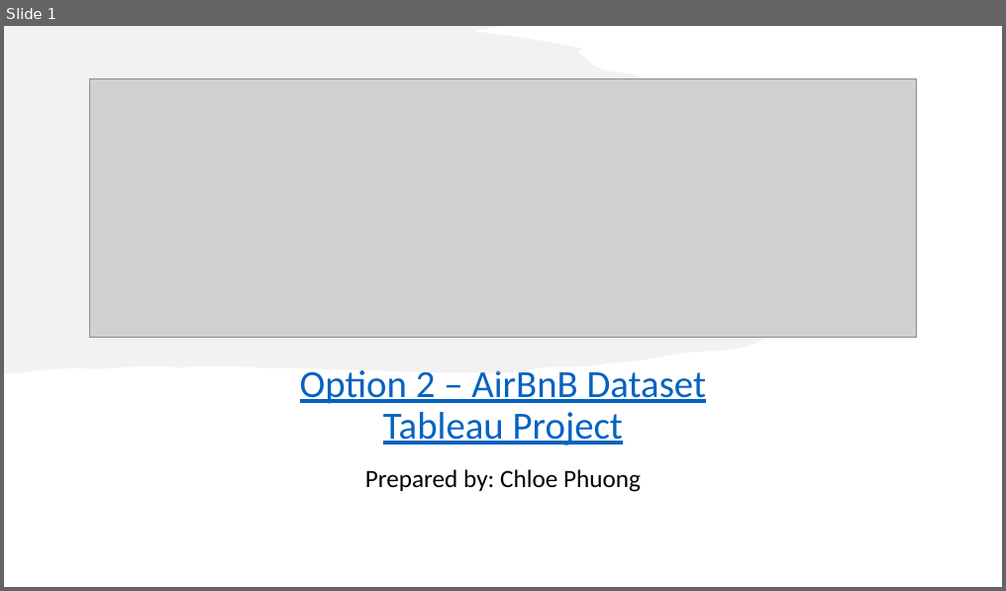
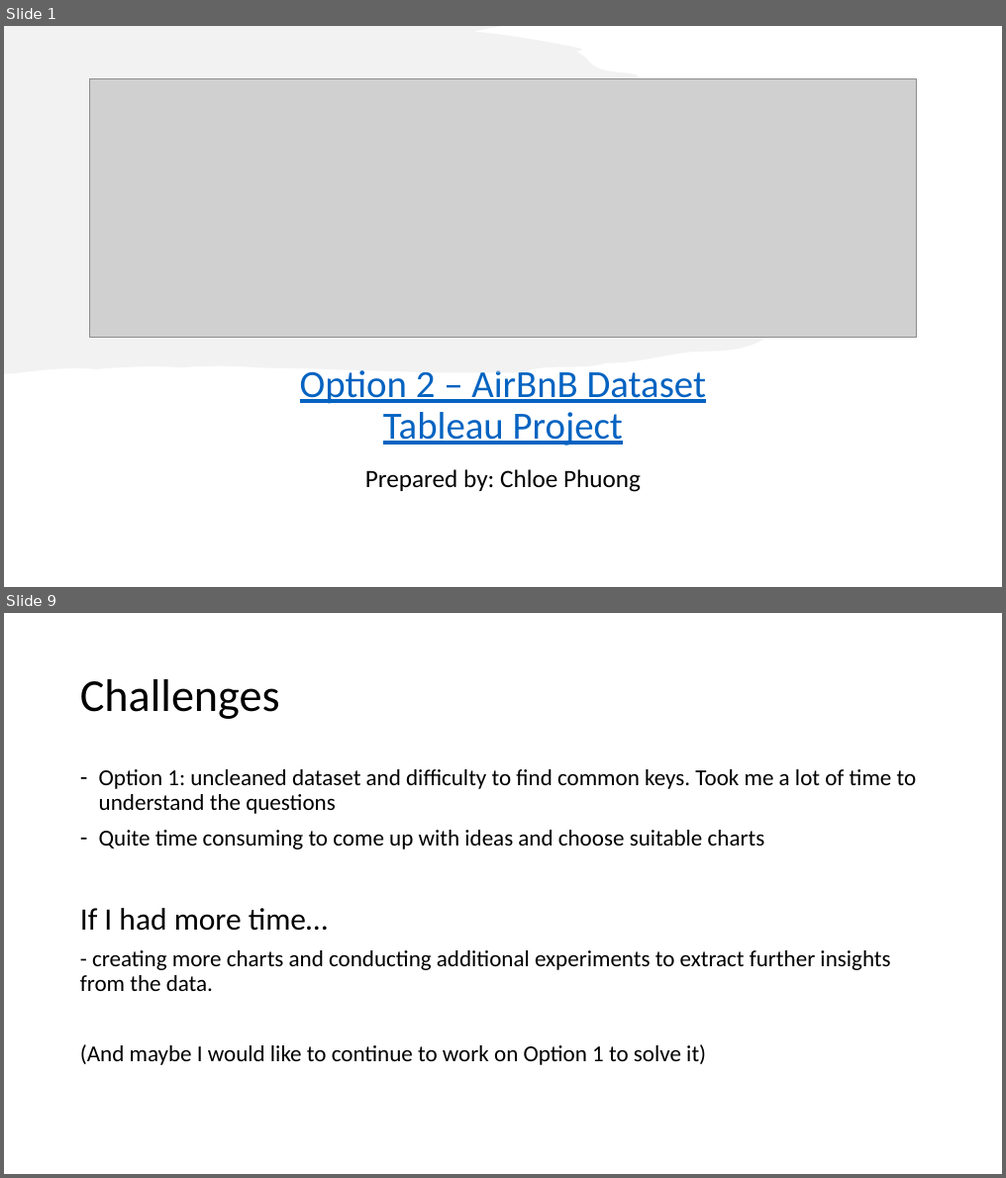
Before and after one commit to chloephuong/LHL-Final-Project-Tableau, a slide deck: Tableau Presentation File - Option 2 - AirBnB Dataset - Chloe Phuong.pptx. Shown one above the other, each under a label of ours: slide 1 before the commit, slides 1 and 9 after it; the slides between them are not shown. The pictures are 1006x591 and 1006x1178 pixels, drawn with LibreOffice and Linux fonts; fonts in the diff are those of the drawing; grey boxes stand for pictures. Boxes give left, top, right and bottom in pixels: in the first picture for what was removed or moved away, otherwise in the second. Text is boxed around its words. In the diff, an @@ line names an element or a change of style, - is before the commit and + after.

```diff
--- a/Tableau Presentation File - Option 2 - AirBnB Dataset - Chloe Phuong.pptx
+++ b/Tableau Presentation File - Option 2 - AirBnB Dataset - Chloe Phuong.pptx
@@ slide 9 added at [4,613,1002,1174], background #FFFFFF @@
@@ title added at [80,679,280,719], 44 pt, text #000000 @@
+Challenges
@@ text added at [80,769,917,1065], 22 pt, text #000000 @@
+– Option 1: uncleaned dataset and difficulty to find common keys. Took me a lot of time to understand the questions
+– Quite time consuming to come up with ideas and choose suitable charts
+If I had more time…
+- creating more charts and conducting additional experiments to extract further insights from the data.
+(And maybe I would like to continue to work on Option 1 to solve it)
```
Also in this commit, not shown: 6 other slides added, 5 slides removed.
